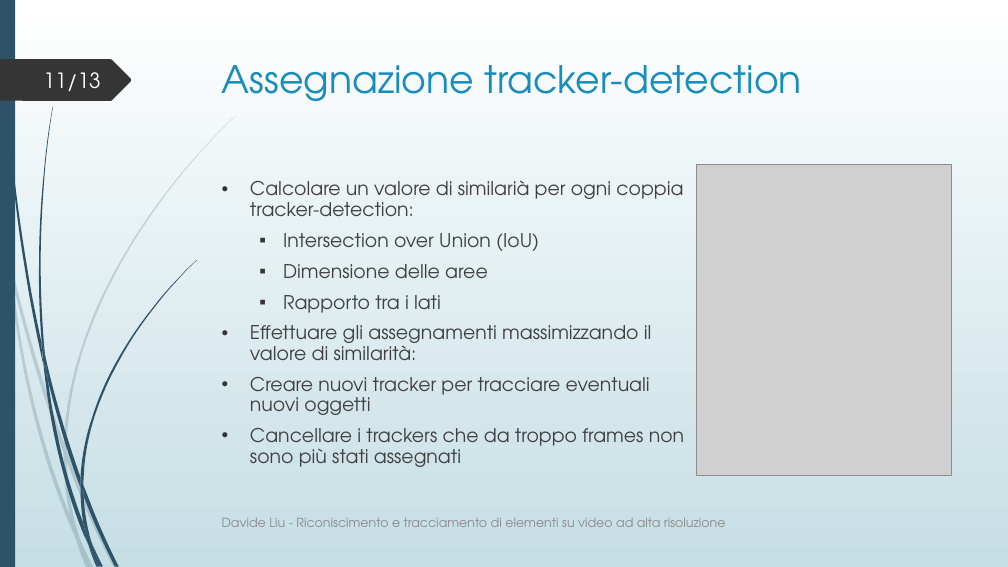
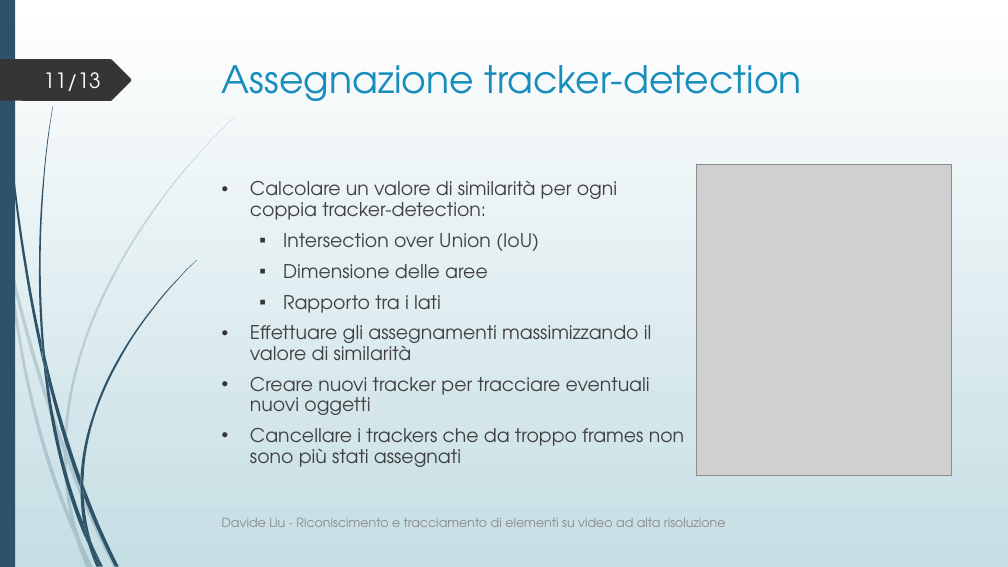
Before and after one commit to davide97l/Tesi-Laurea-Triennale, a slide deck: slide 11 of presentazione_tesi.pptx. Drawn at 1008x567 pixels with LibreOffice and Linux fonts; fonts in the diff are those of the drawing; grey boxes stand for pictures. Boxes give left, top, right and bottom in pixels: in the first picture for what was removed or moved away, otherwise in the second. Text is boxed around its words. In the diff, an @@ line names an element or a change of style, - is before the commit and + after.

```diff
--- a/presentazione_tesi.pptx
+++ b/presentazione_tesi.pptx
@@ text at box(250, 181, 617, 220): text changed @@
-• Calcolare un valore di similarià per ogni coppia tracker-detection:
+• Calcolare un valore di similarità per ogni coppia tracker-detection:
@@ text at box(250, 325, 652, 360): text changed @@
-• Effettuare gli assegnamenti massimizzando il valore di similarità:
+• Effettuare gli assegnamenti massimizzando il valore di similarità
```
Also in this commit, not shown: 4 other slides changed.
